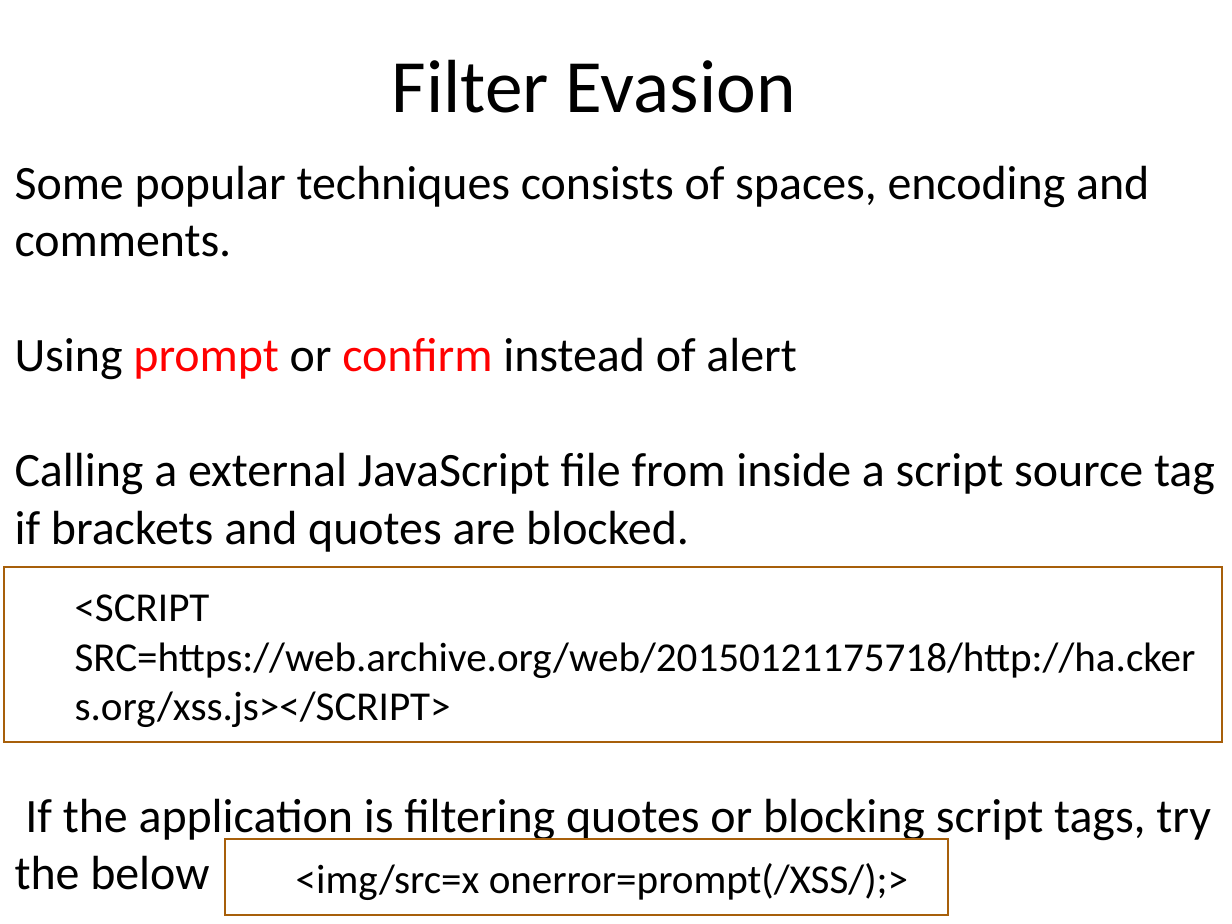
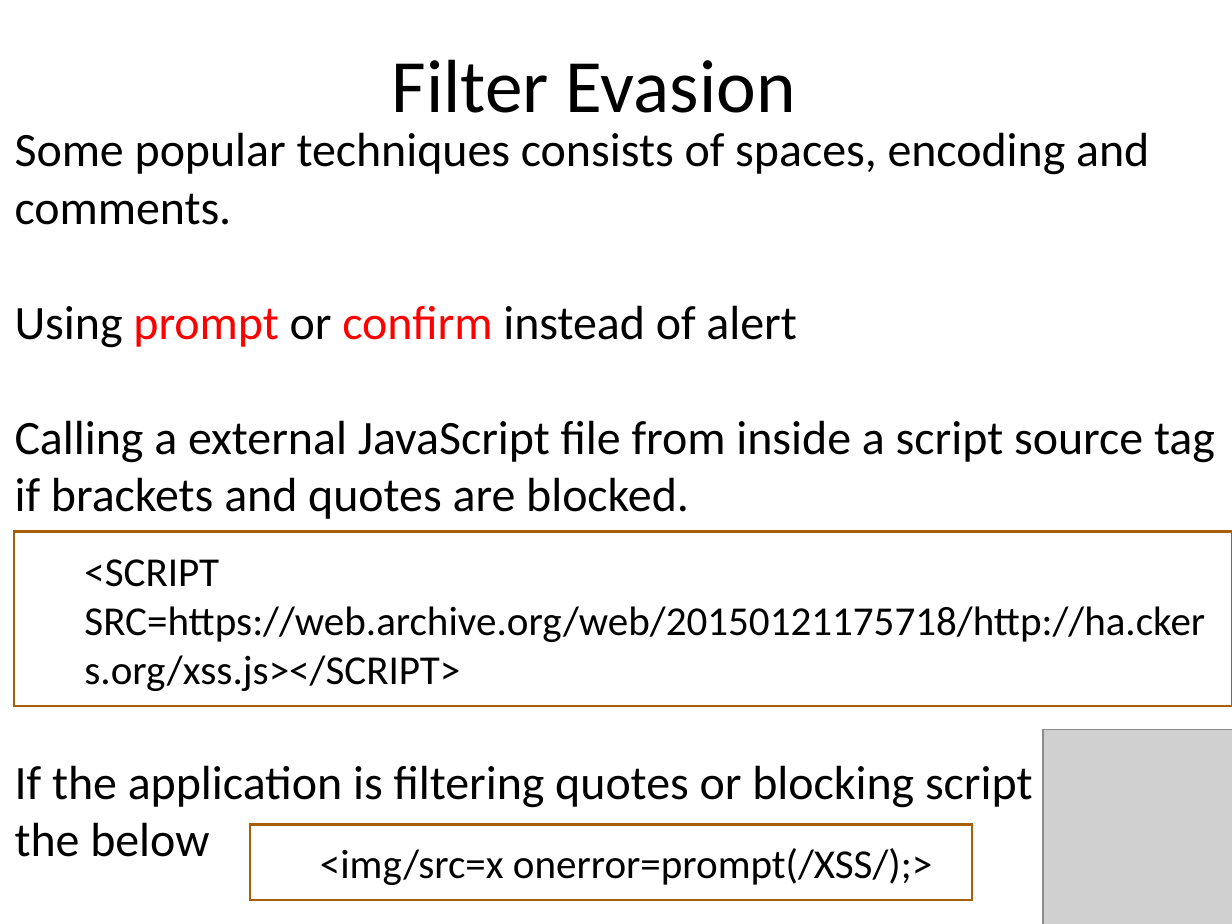
Before and after one commit to snoopysecurity/Public, a slide deck: slide 24 of Presentations/SHU Hacksoc/xss primer- snoopy security (2).ppt. Drawn at 1232x924 pixels with LibreOffice and Linux fonts; fonts in the diff are those of the drawing; grey boxes stand for pictures; background and template pictures are left out. Boxes give left, top, right and bottom in pixels: in the first picture for what was removed or moved away, otherwise in the second. Text is boxed around its words. In the diff, an @@ line names an element or a change of style, - is before the commit and + after.

```diff
--- a/Presentations/SHU Hacksoc/xss primer- snoopy security (2).ppt
+++ b/Presentations/SHU Hacksoc/xss primer- snoopy security (2).ppt
@@ text "Some popular techniques consists of ...": place and size @@
-text "Some popular techniques consists of ..." at box(15, 165, 1215, 890)
+text "Some popular techniques consists of ..." at box(15, 132, 1215, 857)
@@ rectangle "<SCRIPT SRC=https://web.archive.org/web/20150121175718/http: ...": place and size @@
-rectangle "<SCRIPT SRC=https://web.archive.org/web/20150121175718/http: ..." at box(4, 567, 1222, 742)
+rectangle "<SCRIPT SRC=https://web.archive.org/web/20150121175718/http: ..." at box(14, 531, 1232, 706)
@@ picture added at box(1044, 729, 1232, 924) @@
@@ rectangle "<img/src=x onerror=prompt(/XSS/);>": place and size @@
-rectangle "<img/src=x onerror=prompt(/XSS/);>" at box(225, 839, 949, 914)
+rectangle "<img/src=x onerror=prompt(/XSS/);>" at box(250, 824, 973, 899)
```
Also in this commit, not shown: 36 other slides changed.
